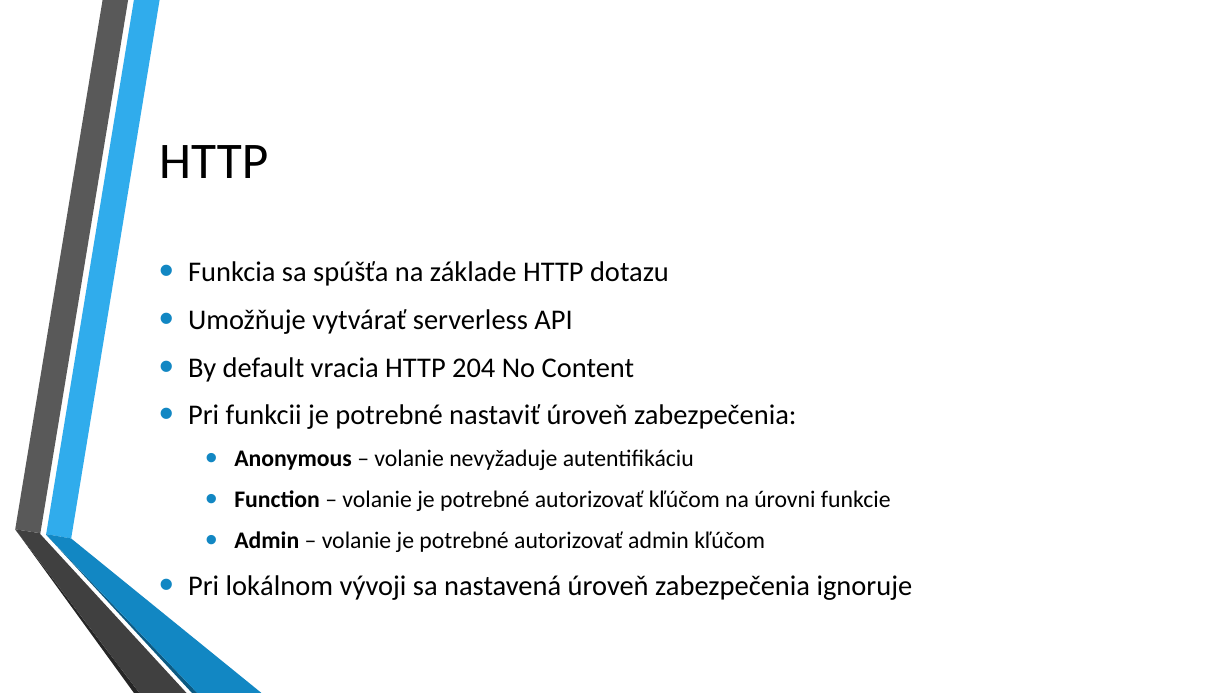
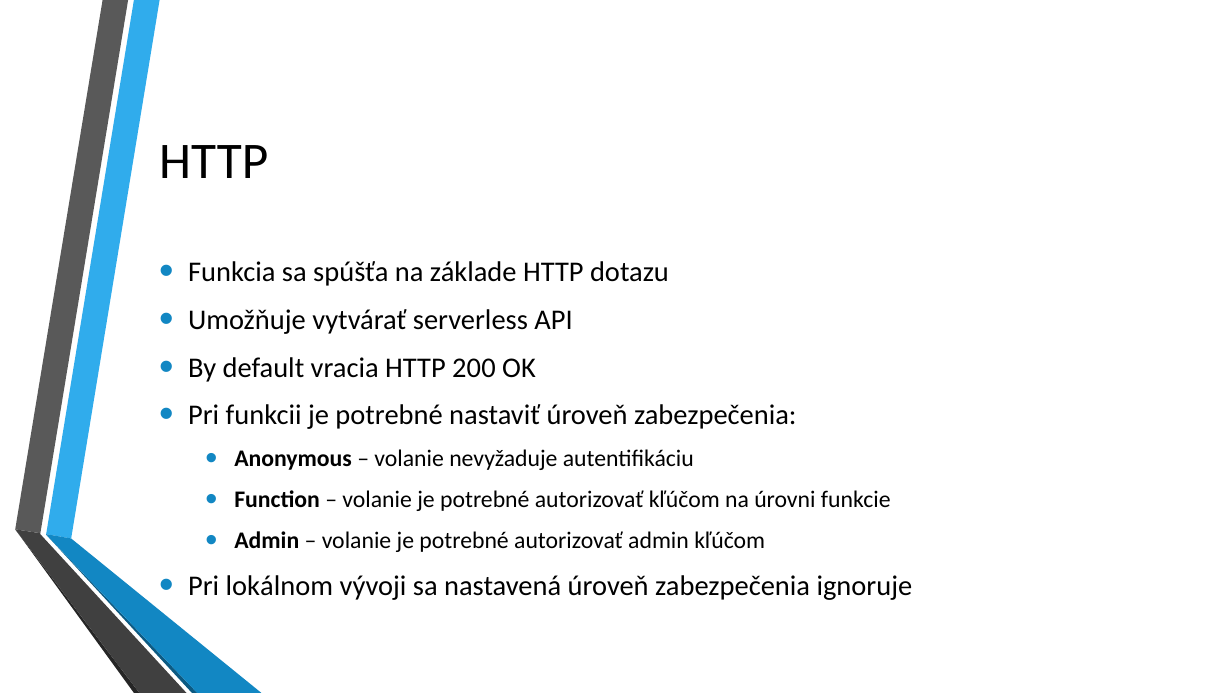
Before and after one commit to kubinko/Azure-Resources-Overview, a slide deck: slide 36 of 04 - Azure Functions/Azure Functions.pptx. Drawn at 1232x693 pixels with LibreOffice and Linux fonts; fonts in the diff are those of the drawing; background and template pictures are left out. Boxes give left, top, right and bottom in pixels: in the first picture for what was removed or moved away, otherwise in the second. Text is boxed around its words. In the diff, an @@ line names an element or a change of style, - is before the commit and + after.

```diff
--- a/04 - Azure Functions/Azure Functions.pptx
+++ b/04 - Azure Functions/Azure Functions.pptx
@@ text at <box>188,357,536,382</box>: text changed @@
-• By default vracia HTTP 204 No Content
+• By default vracia HTTP 200 OK
```
Also in this commit, not shown: 2 other slides changed.
